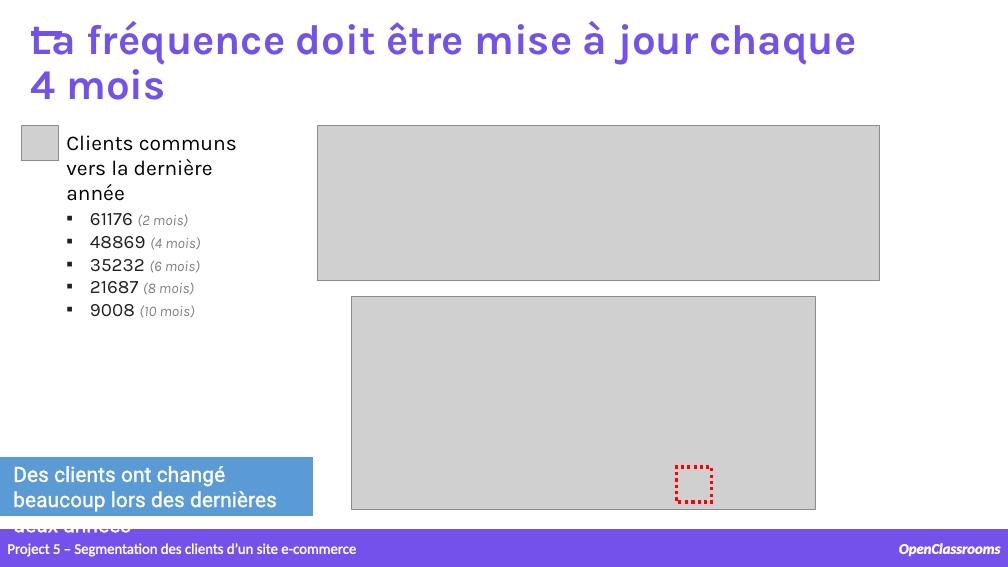
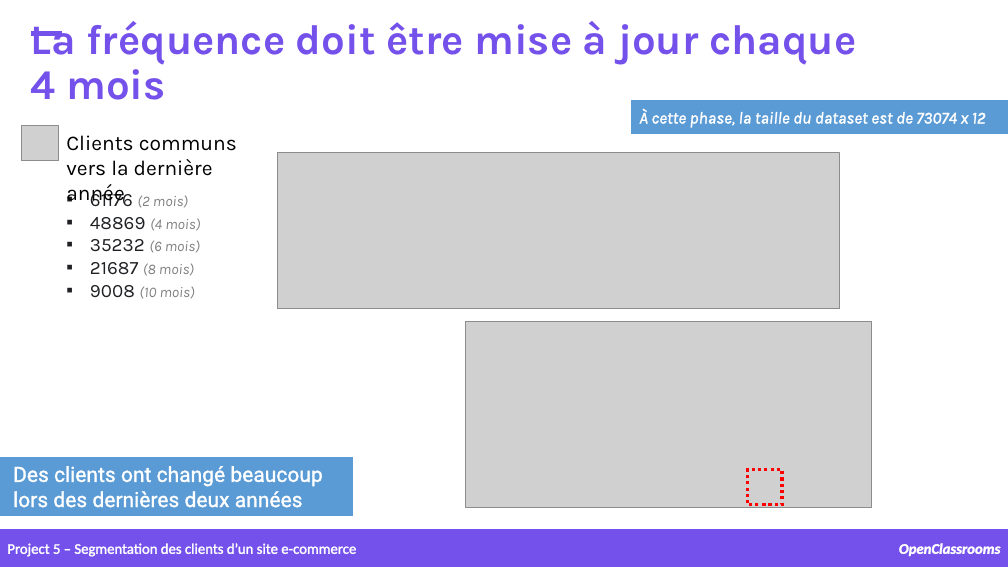
Before and after one commit to samirhinojosa/OC-P5-segment-customers-of-website, a slide deck: slide 39 of supports/P5_presentation v3.pptx (slide 41 before the commit). Drawn at 1008x567 pixels with LibreOffice and Linux fonts; fonts in the diff are those of the drawing; grey boxes stand for pictures; background and template pictures are left out. Boxes give left, top, right and bottom in pixels: in the first picture for what was removed or moved away, otherwise in the second. Text is boxed around its words. In the diff, an @@ line names an element or a change of style, - is before the commit and + after.

Commit message:
presentation

```diff
--- a/supports/P5_presentation v3.pptx
+++ b/supports/P5_presentation v3.pptx
@@ rectangle added at [632,101,1008,134], fill #5B9BD5, outline #5B9BD5 1 pt @@
@@ text added at [639,108,986,128], 16 pt, text #FFFFFF, italic @@
+À cette phase, la taille du dataset est de 73074 x 12
@@ picture: place and size @@
-picture at [318,126,879,281]
+picture at [278,153,839,308]
@@ text "61176 (2 mois)" rewrapped from [90,213,200,318] to [90,189,200,299] @@
@@ picture: place and size @@
-picture at [352,297,816,510]
+picture at [465,321,872,507]
@@ rectangle: place and size @@
-rectangle at [0,457,312,516]
+rectangle at [0,457,353,516]
@@ text "Des clients ont changé beaucoup ..." rewrapped from [13,466,277,538] to [13,466,322,508] @@
@@ rectangle: place and size @@
-rectangle at [677,467,712,502]
+rectangle at [748,470,783,505]
```
Also in this commit, not shown: 11 other slides changed, 3 slides added, 1 other file.
